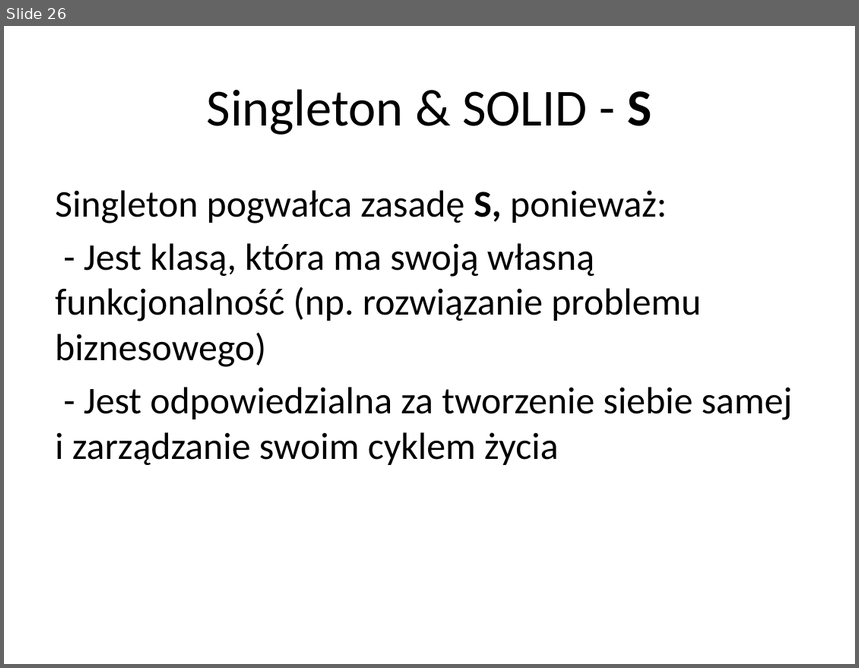
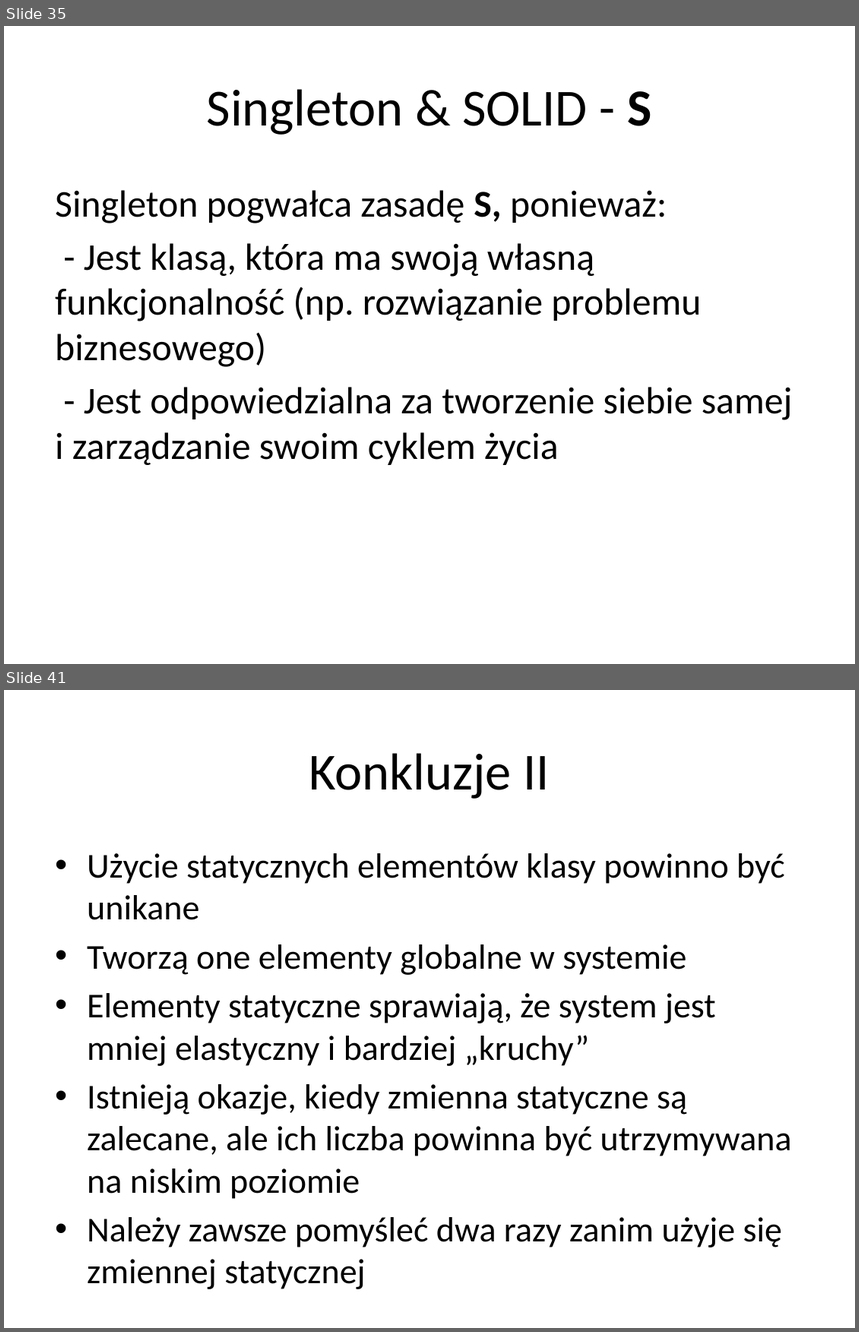
Before and after one commit to vantale/SOLID.DesignPatterns, a slide deck: SOLID.DesignPatterns/Singleton/Singleton - Presentation.pptx. Shown one above the other, each under a label of ours: slide 26 before the commit, slides 35 and 41 after it; the slides between them are not shown. The pictures are 859x668 and 859x1332 pixels, drawn with LibreOffice and Linux fonts; fonts in the diff are those of the drawing. Boxes give left, top, right and bottom in pixels: in the first picture for what was removed or moved away, otherwise in the second. Text is boxed around its words. In the diff, an @@ line names an element or a change of style, - is before the commit and + after.

```diff
--- a/SOLID.DesignPatterns/Singleton/Singleton - Presentation.pptx
+++ b/SOLID.DesignPatterns/Singleton/Singleton - Presentation.pptx
@@ slide 41 added at [4,690,855,1328], background #FFFFFF @@
@@ title added at [310,753,549,799], 44 pt, text #000000 @@
+Konkluzje II
@@ text added at [87,853,792,1248], 29.6 pt, text #000000 @@
+• Użycie statycznych elementów klasy powinno być unikane
+• Tworzą one elementy globalne w systemie
+• Elementy statyczne sprawiają, że system jest mniej elastyczny i bardziej „kruchy”
+• Istnieją okazje, kiedy zmienna statyczne są zalecane, ale ich liczba powinna być utrzymywana na niskim poziomie
+• Należy zawsze pomyśleć dwa razy zanim użyje się zmiennej statycznej
@@ what was slide 26 is now slide 35 @@
```
Also in this commit, not shown: 5 slides changed, 17 other slides added, 3 other files.
